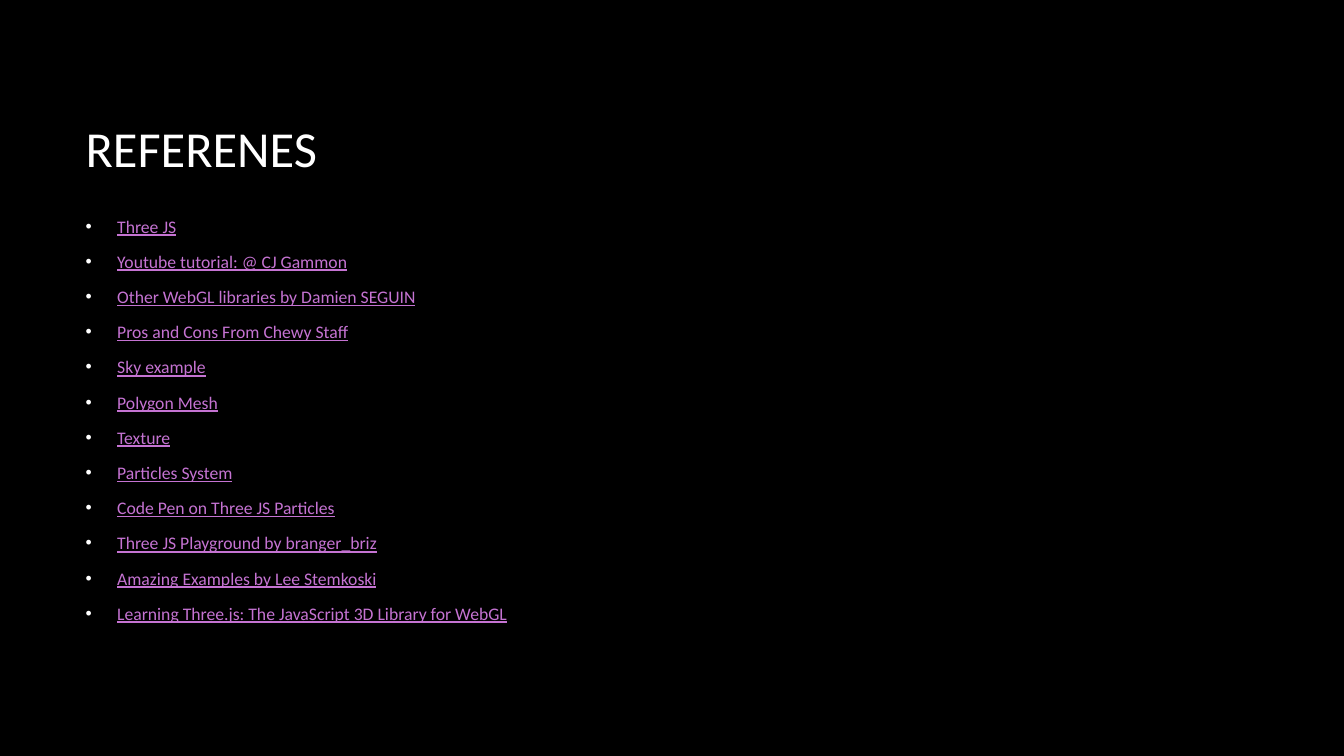
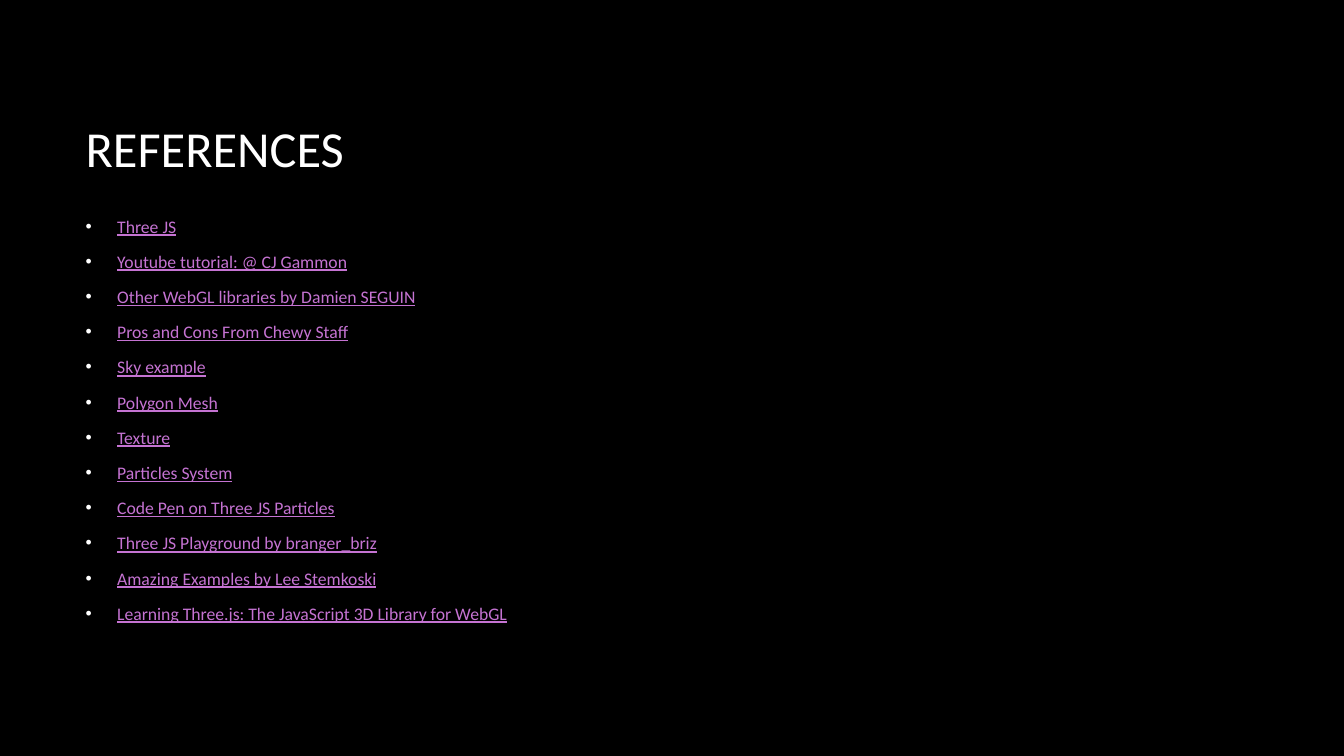
Before and after one commit to TakyiuLo/basicThreeJS, a slide deck: slide 6 of Presentation three js.pptx. Drawn at 1344x756 pixels with LibreOffice and Linux fonts; fonts in the diff are those of the drawing; background and template pictures are left out. Boxes give left, top, right and bottom in pixels: in the first picture for what was removed or moved away, otherwise in the second. Text is boxed around its words. In the diff, an @@ line names an element or a change of style, - is before the commit and + after.

Commit message:
don't know why I miss spell references

```diff
--- a/Presentation three js.pptx
+++ b/Presentation three js.pptx
@@ title at <box>86,134,344,168</box>: text changed @@
-REFERENES
+REFERENCES
```
